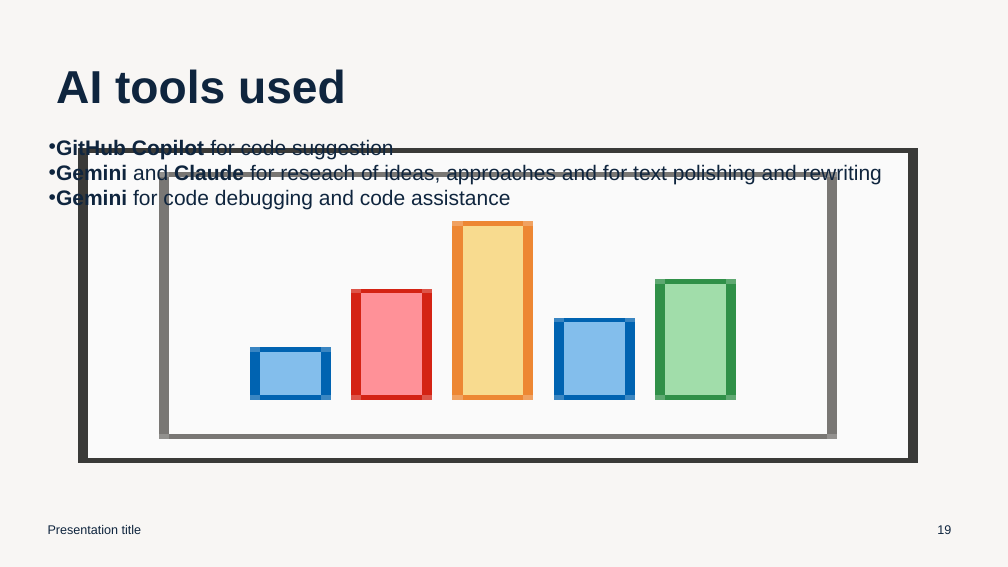
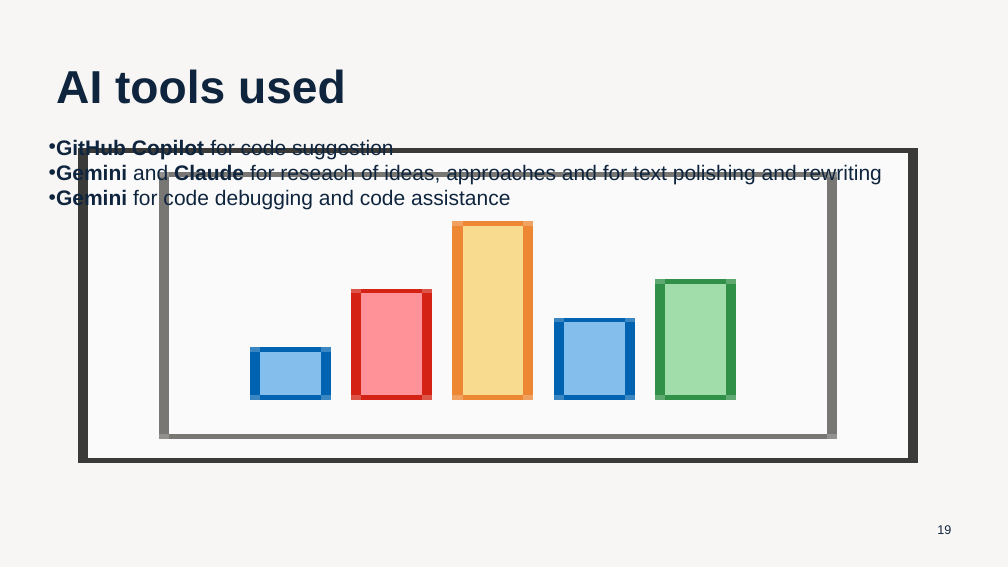
Before and after one commit to Senk-a/Case_study, a slide deck: slide 19 of Presantion - AS.pptx. Drawn at 1008x567 pixels with LibreOffice and Linux fonts; fonts in the diff are those of the drawing. Boxes give left, top, right and bottom in pixels: in the first picture for what was removed or moved away, otherwise in the second. Text is boxed around its words. In the diff, an @@ line names an element or a change of style, - is before the commit and + after.

Commit message:
Fixed presentation

```diff
--- a/Presantion - AS.pptx
+++ b/Presantion - AS.pptx
@@ text removed at [48,525,142,534] @@
-Presentation title
```
